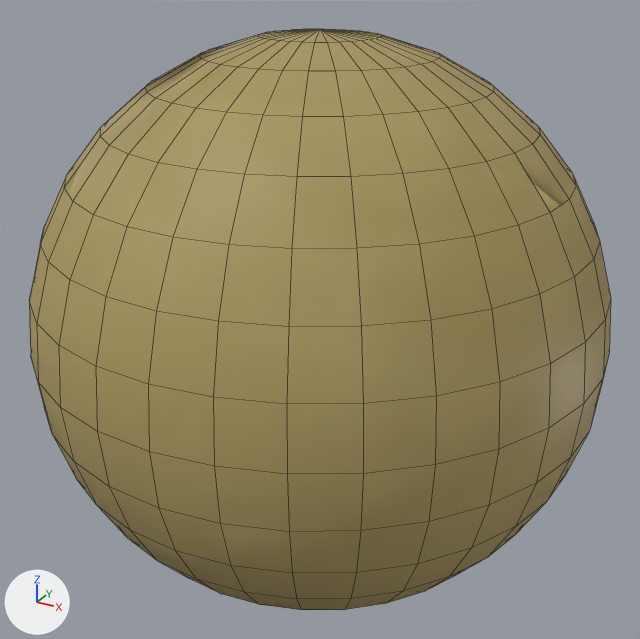
One commit to the FBX model app/src/main/assets/models3D/maps/M6_Dynamic1Stone_100kg.fbx: the scene before it, then after it.
Before and after are seen from a camera (50 mm lens) standing at (-38.6, 21.1, 52.6) and looking at (-56.3, 53.3, 36.5). Every picture has the same lights, and +X, +Y and +Z are marked at lower left. The picture after the commit comes second. Mesh edges are drawn as thin lines. Where no turn or scale is listed for an object, it has been applied to the vertices.

The first picture shows 'D1Sphere1'.
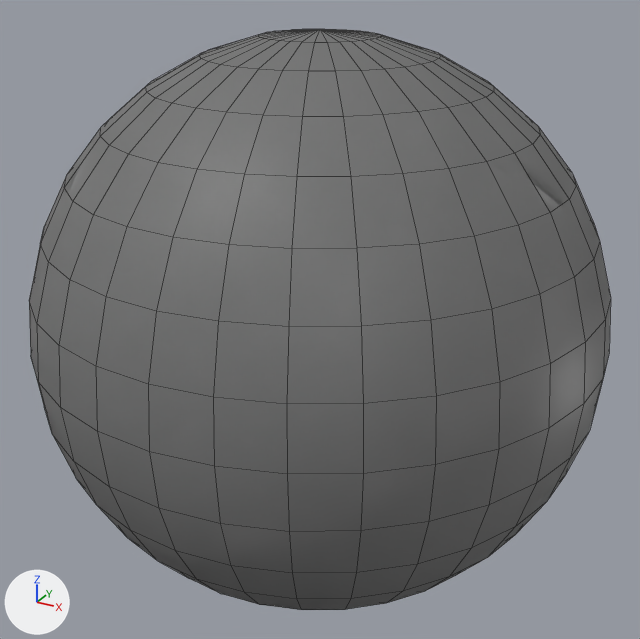
Edits to the scene script, one JSON object a line:
```json
{"op": "add", "block": "img_assetatlastexture_jpg", "code": ["img_assetatlastexture_jpg = load_image('AssetAtlasTexture.jpg', 'AssetAtlasTexture.jpg', 2048, 2048, 'sRGB')"]}
{"op": "set", "path": "mat_material.texture", "old": "img_assetatlastexture_png", "new": "img_assetatlastexture_jpg"}
{"block": "me_d1sphere1", "where": "me_d1sphere1.from_pydata(...)  # 482 vertices, 512 faces; spans x -12.5..12.5, y -12.5..12.5, z -12.5..12.5"}
{"block": "me_d1sphere1", "where": "# used by ob_d1sphere1; location = (-56.26, 53.26, 36.55)"}
{"block": "me_d1sphere1", "change": "me_d1sphere1 part 1: texture (UV) coordinates of 512 of 512 faces, centred in x -12.3..12.3, y -12.3..12.3, z -12.3..12.3, changed; they spanned u 0.82..0.87, v 0.88..0.93 and now span u 0.04..0.06, v 0.93..0.94"}
```

Location of each change, (x1, y1, x2, y2) in pixels of the pictures (640 x 639 px):
```json
{"object": "D1Sphere1", "change": "surface changed", "before": [29, 29, 611, 610], "after": [29, 29, 611, 610], "on screen": "yellow to grey"}
```
